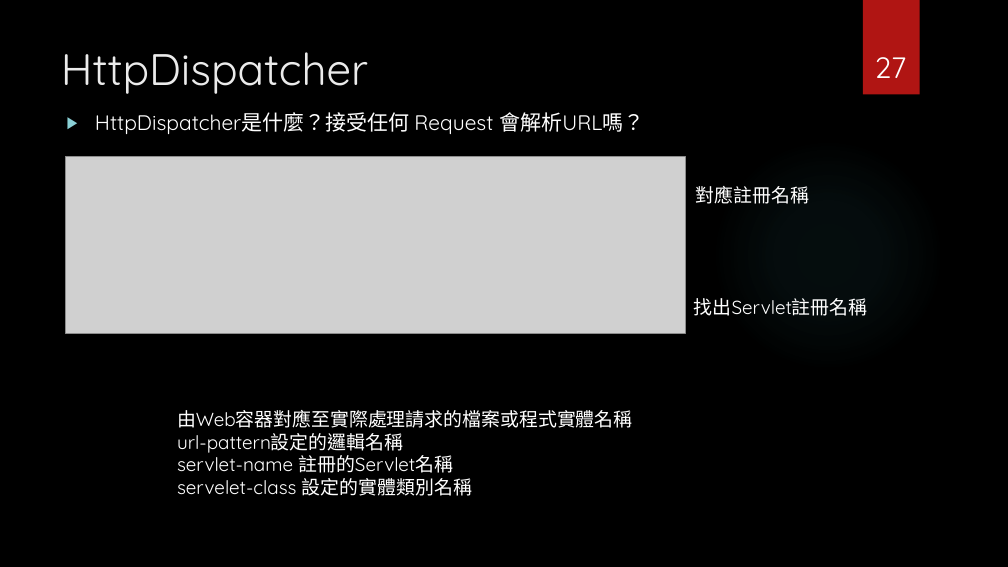
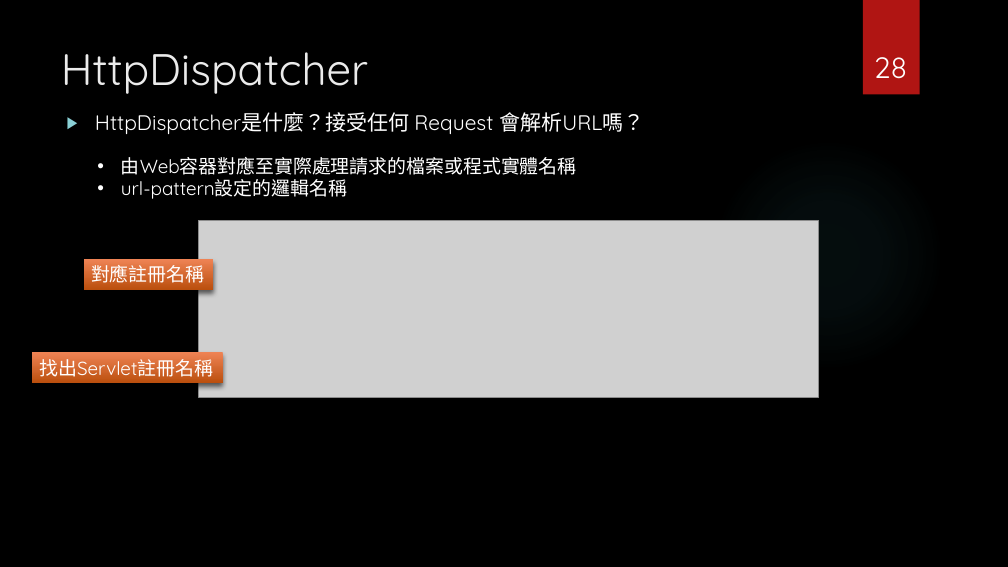
Before and after one commit to Szying/Js_Tools, a slide deck: slide 28 of 補充報告.pptx (slide 27 before the commit). Drawn at 1008x567 pixels with LibreOffice and Linux fonts; fonts in the diff are those of the drawing; grey boxes stand for pictures; background and template pictures are left out. Boxes give left, top, right and bottom in pixels: in the first picture for what was removed or moved away, otherwise in the second. Text is boxed around its words. In the diff, an @@ line names an element or a change of style, - is before the commit and + after.

```diff
--- a/補充報告.pptx
+++ b/補充報告.pptx
@@ page number at [874, 57, 907, 79]: text changed @@
-27
+28
@@ text "由Web容器對應至實際處理請求的檔案或程式實體名稱": place and size @@
-text "由Web容器對應至實際處理請求的檔案或程式實體名稱" at [177, 410, 633, 496]
+text "由Web容器對應至實際處理請求的檔案或程式實體名稱" at [121, 157, 577, 199]
@@ text "由Web容器對應至實際處理請求的檔案或程式實體名稱" at [121, 157, 577, 199]: bullet none to • @@
@@ picture: place and size @@
-picture at [65, 157, 685, 333]
+picture at [199, 220, 819, 397]
@@ rectangle "對應註冊名稱" at [84, 259, 214, 290]: fill none to gradient #EE8455 to #BC4F0E; shadow on @@
@@ rectangle "對應註冊名稱": place and size @@
-rectangle "對應註冊名稱" at [696, 186, 809, 204]
+rectangle "對應註冊名稱" at [84, 259, 214, 290]
@@ rectangle "找出Servlet註冊名稱": place and size @@
-rectangle "找出Servlet註冊名稱" at [694, 298, 868, 316]
+rectangle "找出Servlet註冊名稱" at [32, 352, 222, 383]
@@ rectangle "找出Servlet註冊名稱" at [32, 352, 222, 383]: fill none to gradient #EE8455 to #BC4F0E; shadow on @@
@@ text at [177, 452, 472, 496]: paragraphs removed @@
-servlet-name 註冊的Servlet名稱
-servelet-class 設定的實體類別名稱
```
Also in this commit, not shown: 14 other slides changed, 4 slides added, 2 slides removed.
